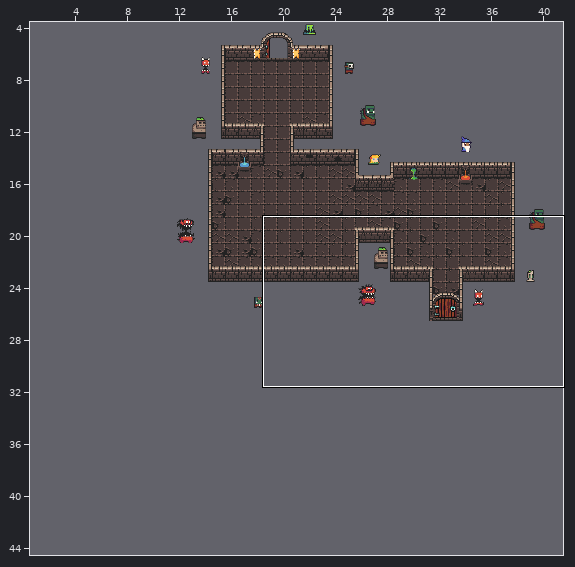
Two states of a Tiled map, images/qwerty_game_1.tmx. The picture above shows the old version from afar; the outline marks the close-up.
Close-up. Before:
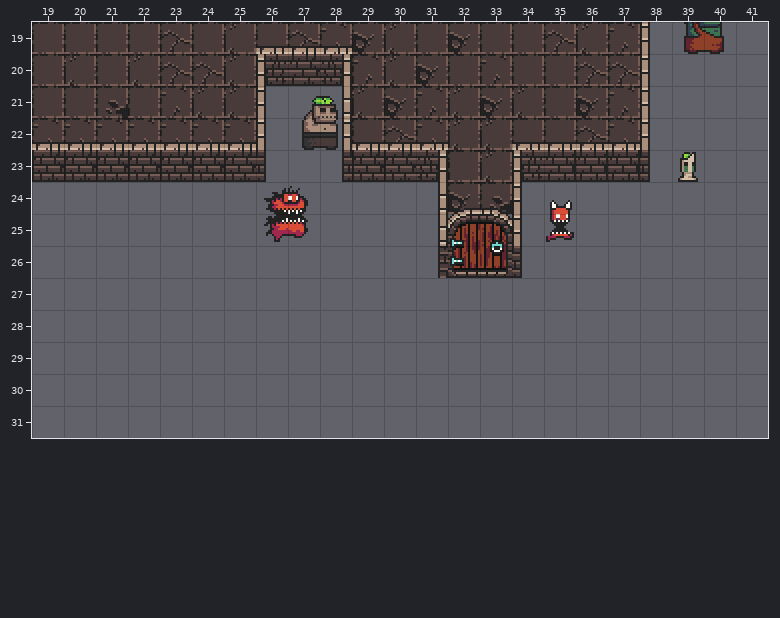
Cells are 16x16 px. Shown: x 19..41, y 19..31. The commit also changed other parts of the map, which this record leaves out. The old version is drawn lined up with the new one.
And afterwards:
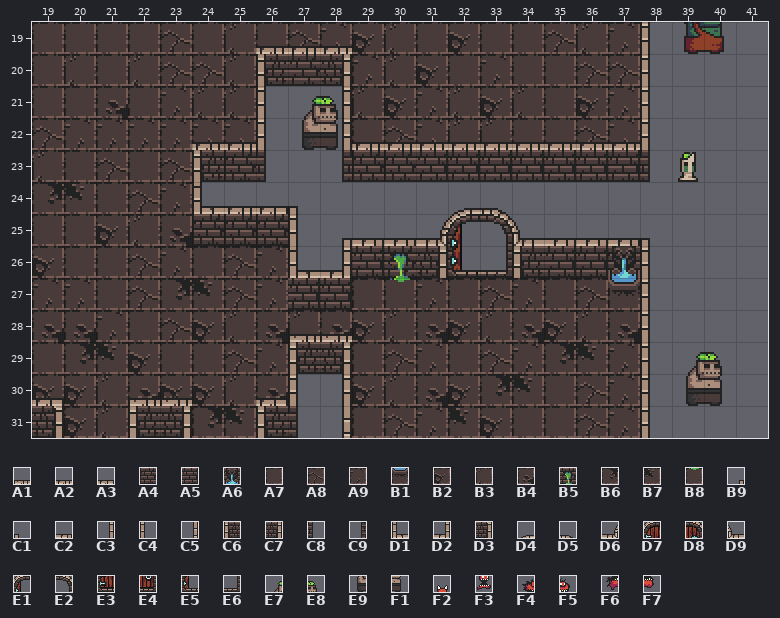
Key: from "Dungeon": A1 1, A2 2, A3 3, A4 33, A5 35, A6 100, A7 129, A8 130, A9 131, B1 132, B2 161, B3 162, B4 163, B5 164, B6 193, B7 194, B8 196, B9 224, C1 225, C2 227, C3 256, C4 257, C5 257 turned 180, C6 258, C7 259, C8 289, C9 289 turned 180, D1 290, D2 291, D3 292, D4 418, D5 419, D6 449, D7 450, D8 451, D9 452, E1 453, E2 454, E3 482, E4 483, E5 485, E6 486, E7 545, E8 546, E9 577, F1 578, F2 668, F3 700, F4 745, F5 746, F6 777, F7 778.
__ is an empty cell.
Tiles replaced or removed in this view: A2, A4, A7, A9, B2, B3, B4, C4, C5, C6, C7, C8, C9, D4, D5, D7, D8, E3, E4, F2, F3, F4, F5, F6, F7.
Difference:
Changed rows in their new state; .. is an unchanged cell.
map size 40x25 -> 52x48 cells (old content now starts at 6,4; both pictures use the new coordinates)
Layer "play":
first column x 19:
22 A8 .. .. .. .. .. .. .. .. .. .. .. .. .. .. .. .. .. ..
23 B3 A7 A8 A7 A8 .. .. .. .. .. .. .. .. __ __ .. .. .. ..
24 B6 B7 A7 A8 A9 .. .. .. .. .. .. .. .. __ __ .. .. .. ..
25 A7 A7 B2 B3 B4 .. .. .. .. .. .. .. .. .. .. .. .. .. ..
26 B2 A7 A7 A8 A9 A7 A8 A9 .. .. .. .. .. .. .. .. .. .. ..
27 A9 A9 A7 A8 B6 B7 A8 A9 .. .. A7 B8 A9 A7 A8 A9 A7 A8 B1
28 B4 B4 A9 A7 A8 B2 B3 B4 B3 B4 B2 B3 B4 B2 B3 B4 B2 B3 B4
29 A7 B6 B7 B2 A7 A7 A8 A9 .. .. A7 A8 A9 A7 A8 A9 B6 B7 A9
30 B2 B2 B3 B4 B2 B2 B3 B4 .. .. B2 B3 B4 B2 B6 B7 A7 A8 A9
31 .. B2 B3 .. .. B6 B7 .. .. .. A7 A8 A9 B7 B2 A7 A7 A8 A9
Layer "walls":
first column x 19:
21 .. .. .. .. .. .. .. .. .. C3 .. .. .. .. .. .. .. .. .. ..
22 __ __ __ __ __ .. .. .. .. .. .. .. .. A2 A2 .. .. .. .. ..
23 __ __ __ __ __ C6 .. .. .. .. .. .. A5 A5 A5 A5 .. .. .. ..
24 .. .. .. .. .. D1 A2 A3 C1 .. .. .. __ __ __ __ .. .. .. ..
25 .. .. .. .. .. A4 A4 A4 C4 B9 C2 C2 D6 __ __ D9 C2 C2 C2 C1
26 .. .. .. .. .. .. .. .. D1 D2 A5 B5 C7 __ __ C6 A5 A5 A6 C4
27 .. .. .. .. .. .. .. .. A5 A5 .. .. .. .. .. .. .. .. .. C4
28 .. .. .. .. .. .. .. .. A1 A1 .. .. .. .. .. .. .. .. .. C4
29 .. .. .. .. .. .. .. .. C6 C7 .. .. .. .. .. .. .. .. .. C4
30 A3 .. .. A1 A1 .. .. A3 C4 C3 .. .. .. .. .. .. .. .. .. C4
31 D3 .. .. C6 C7 .. .. C6 C8 C5 .. .. .. .. .. .. .. .. .. C4
Layer "exit":
first column x 32:
24 D4 D5
25 E1 E2
26 E5 E6
Layer "background people":
first column x 26:
24 __ __ .. .. .. .. .. .. .. __
25 __ __ .. .. .. .. .. .. .. __
first column x 39:
29 E7 E8
30 E9 F1
